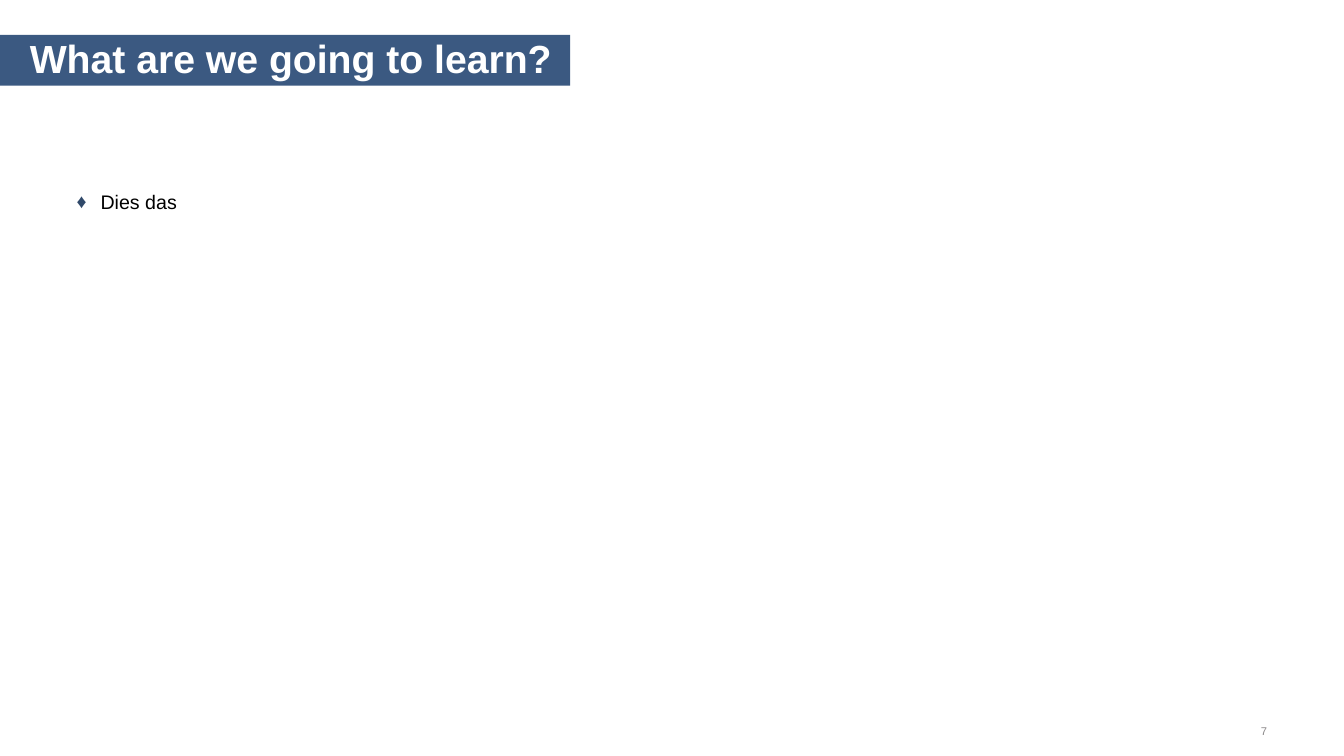
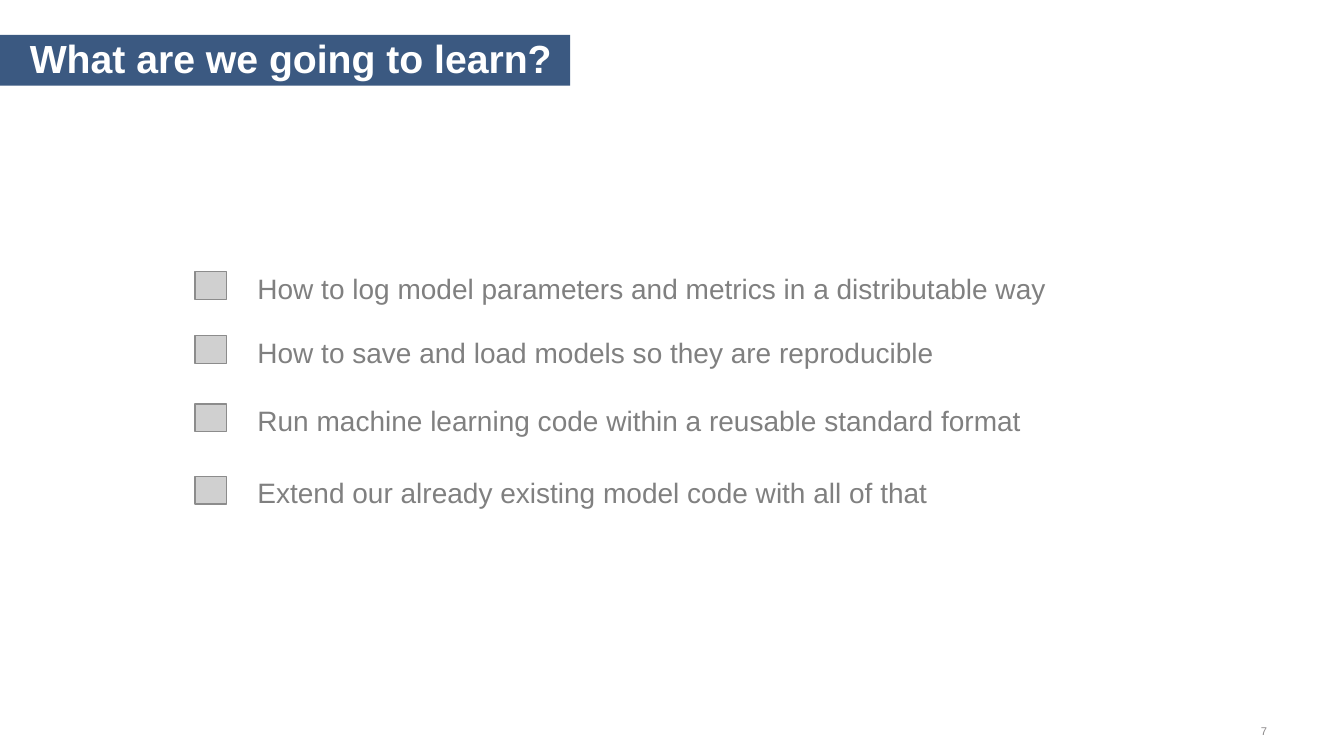
Before and after one commit to at-mlops/mlflow-training, a slide deck: slide 7 of MLflow_Overview.pptx. Drawn at 1344x756 pixels with LibreOffice and Linux fonts; fonts in the diff are those of the drawing; grey boxes stand for pictures; background and template pictures are left out. Boxes give left, top, right and bottom in pixels: in the first picture for what was removed or moved away, otherwise in the second. Text is boxed around its words. In the diff, an @@ line names an element or a change of style, - is before the commit and + after.

Commit message:
added what we learn to pp

```diff
--- a/MLflow_Overview.pptx
+++ b/MLflow_Overview.pptx
@@ text removed at (101,194,177,210) @@
-♦ Dies das
@@ picture added at (195,271,226,299) @@
@@ text added at (257,279,1045,304), 20 pt, text #808080 @@
+How to log model parameters and metrics in a distributable way
@@ picture added at (195,336,226,364) @@
@@ text added at (257,343,933,368), 20 pt, text #808080 @@
+How to save and load models so they are reproducible
@@ picture added at (195,404,226,433) @@
@@ text added at (257,411,1020,437), 20 pt, text #808080 @@
+Run machine learning code within a reusable standard format
@@ picture added at (195,476,226,504) @@
@@ text added at (257,483,927,509), 20 pt, text #808080 @@
+Extend our already existing model code with all of that
```
Also in this commit, not shown: 2 other slides changed.
